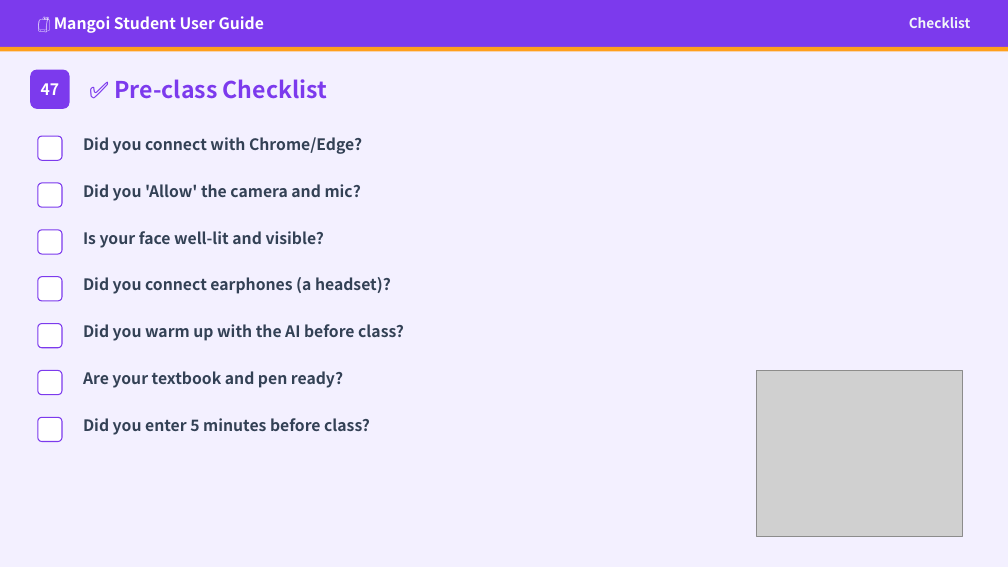
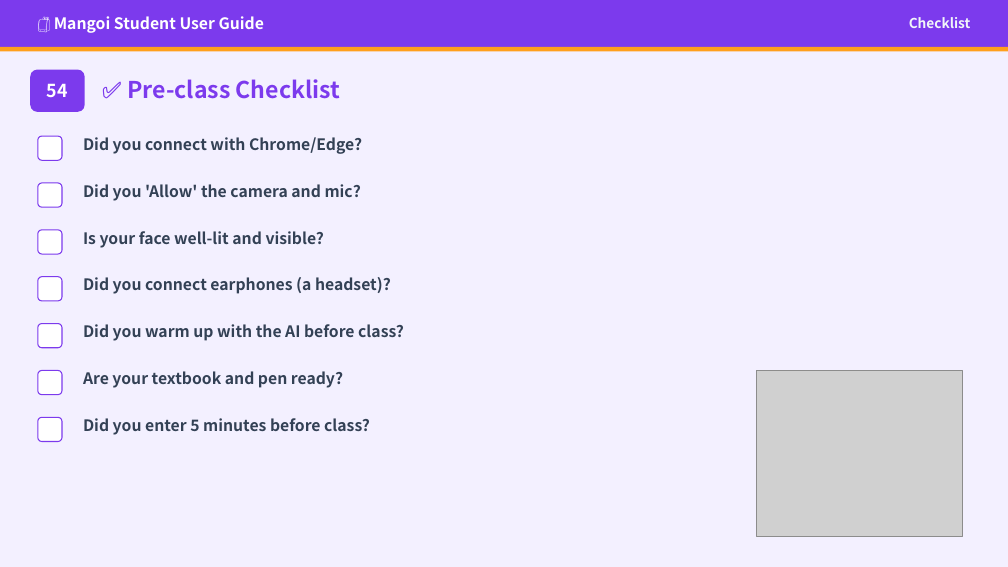
Before and after one commit to navy111p-sudo/mangoiweb, a slide deck: slide 58 of cloudflare-deploy/public/library/student/student-en.pptx (slide 50 before the commit). Drawn at 1008x567 pixels with LibreOffice and Linux fonts; fonts in the diff are those of the drawing; grey boxes stand for pictures. Boxes give left, top, right and bottom in pixels: in the first picture for what was removed or moved away, otherwise in the second. Text is boxed around its words. In the diff, an @@ line names an element or a change of style, - is before the commit and + after.

```diff
--- a/cloudflare-deploy/public/library/student/student-en.pptx
+++ b/cloudflare-deploy/public/library/student/student-en.pptx
@@ rounded rectangle: place and size @@
-rounded rectangle at [30,70,70,109]
+rounded rectangle at [30,70,85,112]
@@ text removed at [41,83,60,95] @@
-47
@@ text added at [47,83,68,97], 17 pt, text #FFFFFF, bold @@
+54
@@ text "✅ Pre-class Checklist": place and size @@
-text "✅ Pre-class Checklist" at [114,79,327,99]
+text "✅ Pre-class Checklist" at [127,79,340,99]
```
Also in this commit, not shown: 5 other slides changed, 8 slides added, 33 other files.
